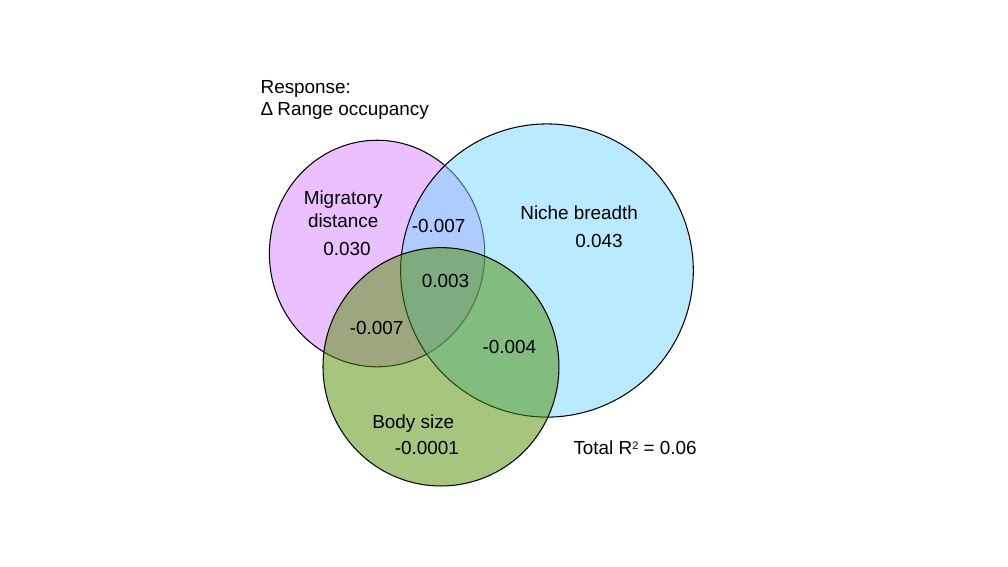
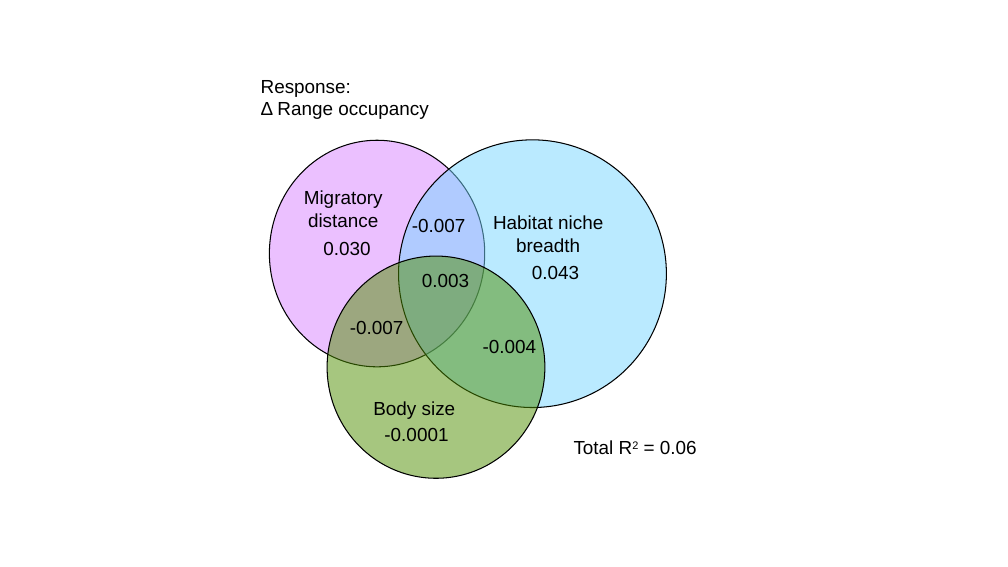
Before and after one commit to zahraddeen1/avian-range-shifts, a slide deck: slide 6 of figures/sem_venn_figures.pptx (slide 4 before the commit). Drawn at 1008x567 pixels with LibreOffice and Linux fonts; fonts in the diff are those of the drawing. Boxes give left, top, right and bottom in pixels: in the first picture for what was removed or moved away, otherwise in the second. Text is boxed around its words. In the diff, an @@ line names an element or a change of style, - is before the commit and + after.

```diff
--- a/figures/sem_venn_figures.pptx
+++ b/figures/sem_venn_figures.pptx
@@ ellipse: place and size @@
-ellipse at [401, 124, 693, 417]
+ellipse at [399, 140, 666, 408]
@@ text at [493, 215, 603, 252]: text changed @@
-Niche breadth
+Habitat niche breadth
@@ ellipse: place and size @@
-ellipse at [323, 248, 559, 486]
+ellipse at [327, 256, 545, 479]
@@ text "0.043": place and size @@
-text "0.043" at [575, 233, 622, 248]
+text "0.043" at [532, 265, 579, 279]
@@ text "Body size": place and size @@
-text "Body size" at [372, 414, 455, 432]
+text "Body size" at [373, 401, 456, 419]
@@ text "-0.0001": place and size @@
-text "-0.0001" at [395, 441, 459, 454]
+text "-0.0001" at [384, 428, 448, 441]
```
Also in this commit, not shown: 2 other slides changed, 2 slides added, 5 other files.
